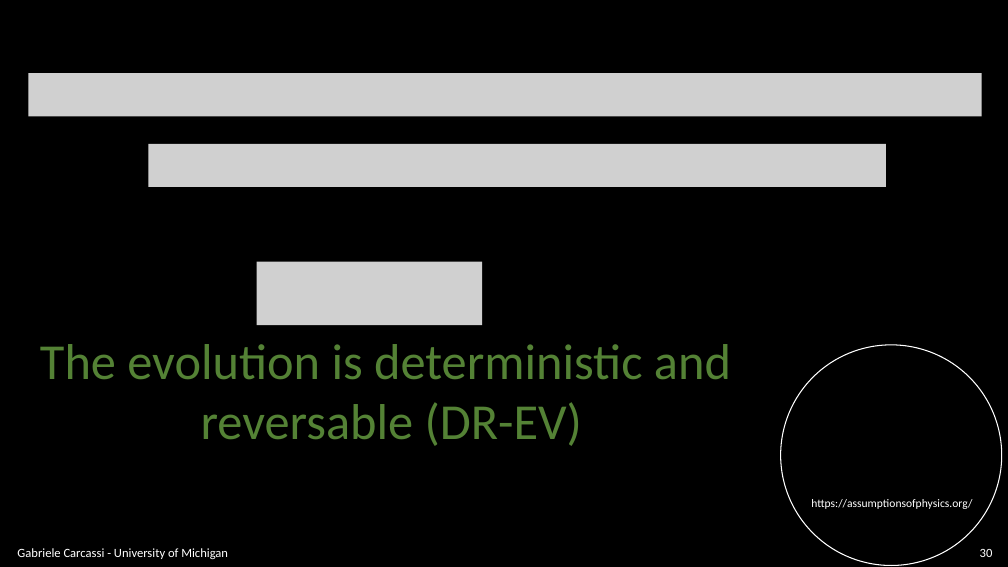
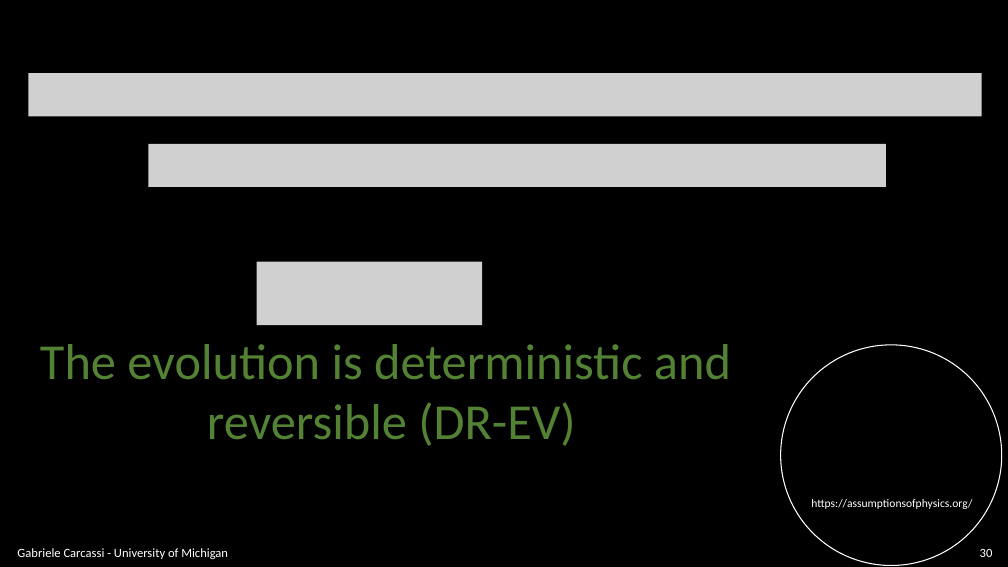
Before and after one commit to assumptionsofphysics/slides, a slide deck: slide 30 of BookCompanions-v2/RP-Class-3.pptx. Drawn at 1008x567 pixels with LibreOffice and Linux fonts; fonts in the diff are those of the drawing; grey boxes stand for pictures; background and template pictures are left out. Boxes give left, top, right and bottom in pixels: in the first picture for what was removed or moved away, otherwise in the second. Text is boxed around its words. In the diff, an @@ line names an element or a change of style, - is before the commit and + after.

```diff
--- a/BookCompanions-v2/RP-Class-3.pptx
+++ b/BookCompanions-v2/RP-Class-3.pptx
@@ text at [207, 402, 575, 446]: text changed @@
-reversable (DR-EV)
+reversible (DR-EV)
```
Also in this commit, not shown: 1 other slide changed, 1 other file.
